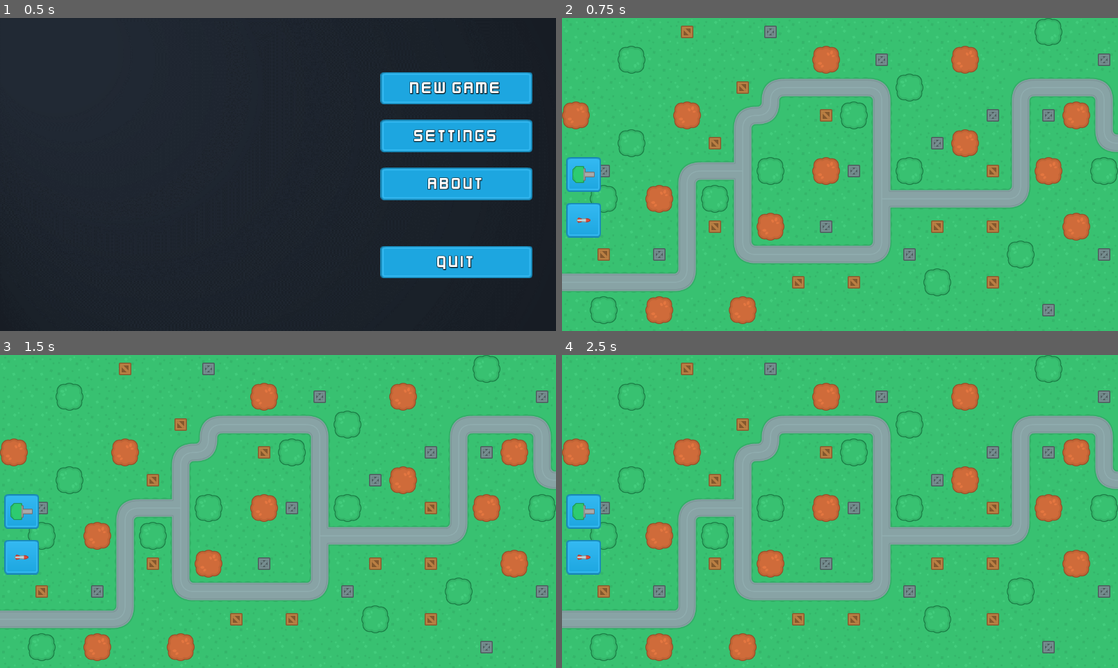
Above: before the commit, frames 1-4 (two rows, left to right).
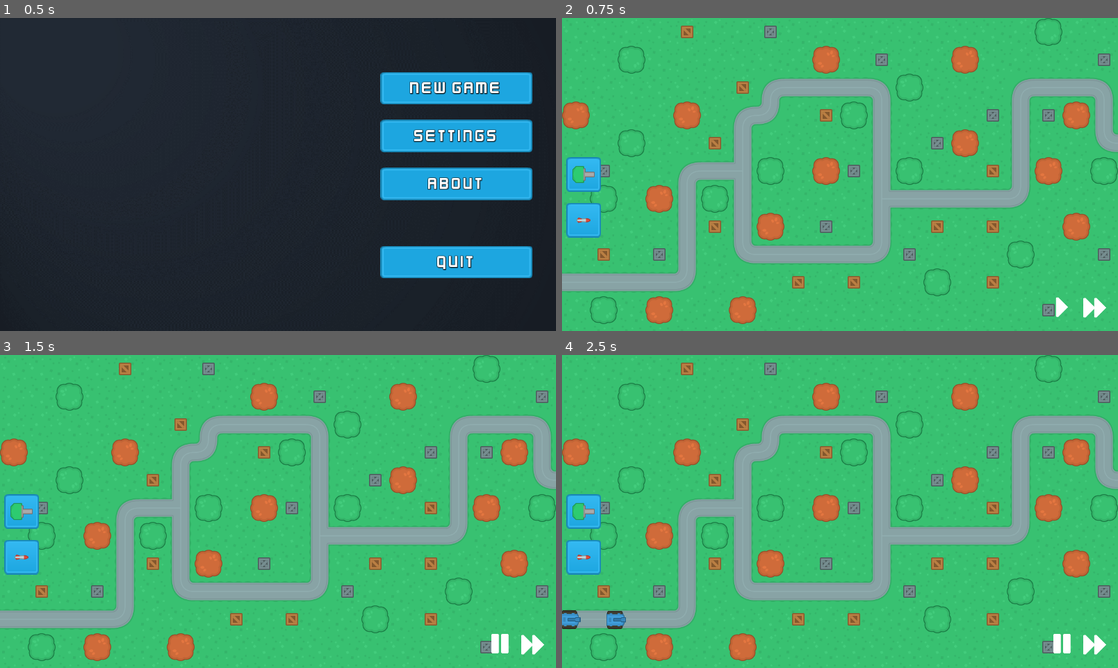
Above: after the commit, the same moments.

Repository: Cavan/TowerDefense
Game: Godot game, scene res://SceneHandler.tscn
Same seed, same stepped clock (60 frames per second), same inputs: the game is played once before the commit and once after it.
Inputs (mouse positions are in pixels of both pictures, inside the frame that each line leads up to):
- Up to frame 1 (0.5 s): no input
- Up to frame 2 (0.75 s): click "New Game" at 0.5 s
- Up to frame 3 (1.5 s): click (500, 642) at 1.27 s
- Up to frame 4 (2.5 s): click (1095, 642) at 2.02 s

Frame 1 is identical in both runs. In frame 2, 0.3% of the frame differs, in the area x 88-98%, y 89-96%; in frame 3, 0.3%; in frame 4, 0.7%, in the area x 0-98%, y 81-96%.

Commit message:
Added player controls to game

Diff:
--- a/Scenes/Enimies/BlueTank.gd
+++ b/Scenes/Enemies/BlueTank.gd
@@ -7,4 +7,4 @@
 
 
 func move(delta):
-	set_offset(get_offset() + speed + delta)
+	set_offset(get_offset() + speed * delta)
--- a/Scenes/Enimies/BlueTank.tscn
+++ b/Scenes/Enemies/BlueTank.tscn
@@ -1,12 +1,13 @@
 [gd_scene load_steps=4 format=2]
 
 [ext_resource path="res://Assets/Enemies/tank_blue.png" type="Texture" id=1]
-[ext_resource path="res://Scenes/Enimies/BlueTank.gd" type="Script" id=2]
+[ext_resource path="res://Scenes/Enemies/BlueTank.gd" type="Script" id=2]
 
 [sub_resource type="RectangleShape2D" id=1]
 extents = Vector2( 22.875, 20.625 )
 
 [node name="BlueTank" type="PathFollow2D"]
+loop = false
 script = ExtResource( 2 )
 
 [node name="KinematicBody2D" type="KinematicBody2D" parent="."]
--- a/Scenes/MainScenes/GameScene.gd
+++ b/Scenes/MainScenes/GameScene.gd
@@ -7,6 +7,9 @@
 var build_tile
 var build_location
 var build_type
+
+var current_wave = 0
+var enemies_in_wave = 0
 
 func _ready():
 	map_node = get_node("Map1") ## Turn this into variable based on selected map
@@ -23,6 +26,34 @@
 	if event.is_action_released("ui_accept") and build_mode == true:
 		verify_and_build()
 		cancel_build_mode()
+
+
+##
+## Wave Functions
+##
+
+func start_next_wave():
+	var wave_data = retrieve_wave_data()
+	yield(get_tree().create_timer(0.2), "timeout") ## padding between waves so they don't start instantly
+	spawn_enemies(wave_data)
+
+func retrieve_wave_data():
+	var wave_data = [["BlueTank", 0.7], ["BlueTank", 0.1]]
+	current_wave += 1
+	enemies_in_wave = wave_data.size()
+	return wave_data
+
+func spawn_enemies(wave_data):
+	for i in wave_data:
+		var new_enemy = load("res://Scenes/Enemies/" + i[0] + ".tscn").instance()
+		map_node.get_node("Path").add_child(new_enemy, true)
+		yield(get_tree().create_timer(i[1]), "timeout")
+
+
+
+##
+## Building Functions
+##
 
 func initiate_build_mode(tower_type):
 	if build_mode:
--- a/Scenes/MainScenes/GameScene.tscn
+++ b/Scenes/MainScenes/GameScene.tscn
@@ -6,6 +6,9 @@
 [ext_resource path="res://Assets/Towers/towerDefense_tile251.png" type="Texture" id=4]
 [ext_resource path="res://Scenes/MainScenes/GameScene.gd" type="Script" id=5]
 [ext_resource path="res://Scenes/MainScenes/UI.gd" type="Script" id=6]
+[ext_resource path="res://Assets/Icons/fastForward.png" type="Texture" id=7]
+[ext_resource path="res://Assets/Icons/right.png" type="Texture" id=8]
+[ext_resource path="res://Assets/Icons/pause.png" type="Texture" id=9]
 
 [node name="GameScene" type="Node2D"]
 script = ExtResource( 5 )
@@ -84,3 +87,41 @@
 __meta__ = {
 "_edit_use_anchors_": false
 }
+
+[node name="GameControls" type="HBoxContainer" parent="UI/HUD"]
+anchor_left = 1.0
+anchor_top = 1.0
+anchor_right = 1.0
+anchor_bottom = 1.0
+margin_left = -164.0
+margin_top = -90.0
+margin_right = -20.0
+margin_bottom = -20.0
+__meta__ = {
+"_edit_use_anchors_": false
+}
+
+[node name="PausePlay" type="TextureButton" parent="UI/HUD/GameControls"]
+pause_mode = 2
+margin_right = 70.0
+margin_bottom = 70.0
+rect_min_size = Vector2( 70, 70 )
+size_flags_horizontal = 4
+size_flags_vertical = 4
+toggle_mode = true
+texture_normal = ExtResource( 8 )
+texture_pressed = ExtResource( 9 )
+expand = true
+
+[node name="SpeedUp" type="TextureButton" parent="UI/HUD/GameControls"]
+margin_left = 74.0
+margin_right = 144.0
+margin_bottom = 70.0
+rect_min_size = Vector2( 70, 70 )
+size_flags_horizontal = 4
+size_flags_vertical = 4
+texture_normal = ExtResource( 7 )
+expand = true
+
+[connection signal="pressed" from="UI/HUD/GameControls/PausePlay" to="UI" method="_on_PausePlay_pressed"]
+[connection signal="pressed" from="UI/HUD/GameControls/SpeedUp" to="UI" method="_on_SpeedUp_pressed"]
--- a/Scenes/MainScenes/UI.gd
+++ b/Scenes/MainScenes/UI.gd
@@ -28,3 +28,27 @@
 	if get_node("TowerPreview/DragTower").modulate != Color(color):
 		get_node("TowerPreview/DragTower").modulate = Color(color)
 		get_node("TowerPreview/Sprite").modulate = Color(color)
+
+
+##
+## Game Control functions
+##
+func _on_PausePlay_pressed():
+	if get_parent().build_mode:
+		get_parent().cancel_build_mode()
+	if get_tree().is_paused():
+		get_tree().paused = false
+	elif get_parent().current_wave == 0:
+		get_parent().current_wave += 1
+		get_parent().start_next_wave()
+	else:
+		get_tree().paused = true
+
+
+func _on_SpeedUp_pressed():
+	if get_parent().build_mode:
+		get_parent().cancel_build_mode()
+	if Engine.get_time_scale() == 2.0:
+		Engine.set_time_scale(1.0)
+	else:
+		Engine.set_time_scale(2.0)
Binary file added: Assets/Icons/fastForward.png
Binary file added: Assets/Icons/pause.png
Binary file added: Assets/Icons/right.png
Not shown: 1 places in Scenes/MainScenes/GameScene.tscn that only renumber resources
